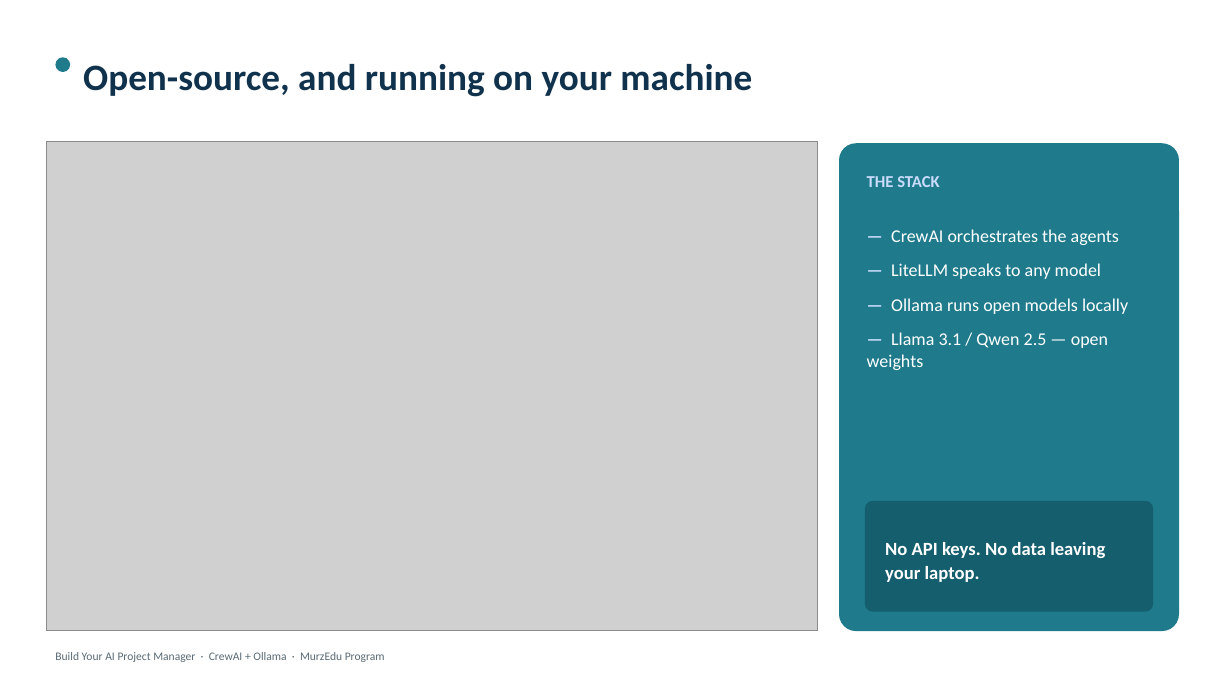
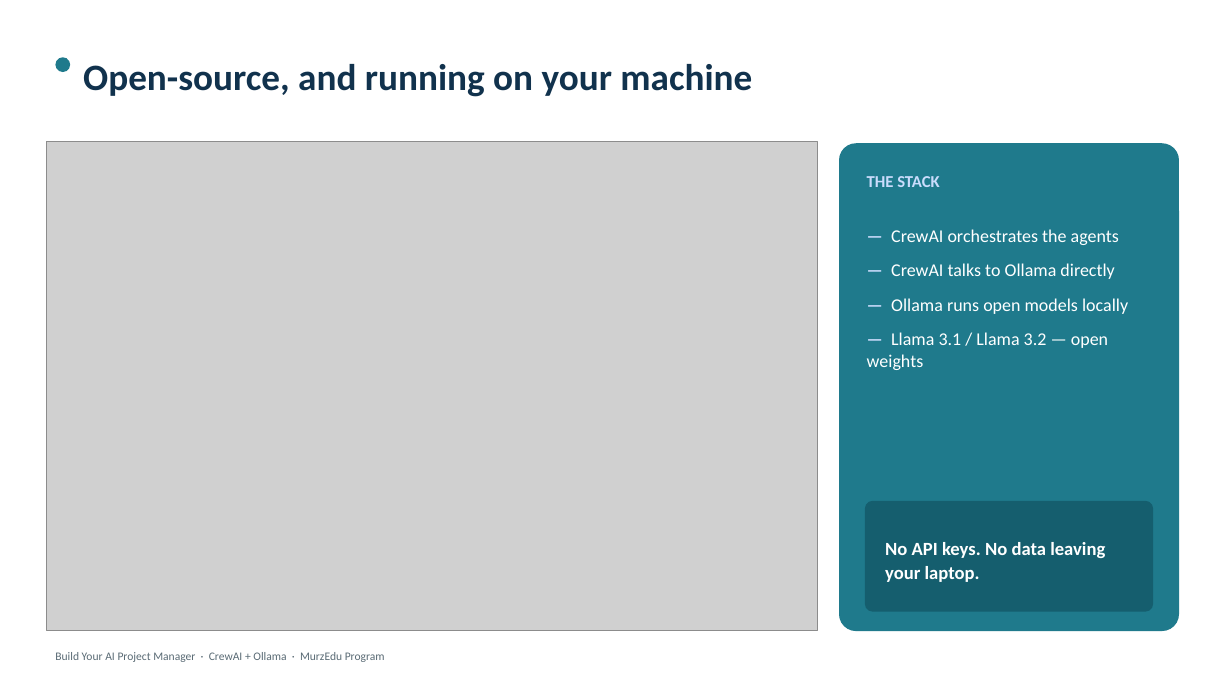
Before and after one commit to adepuu/ai-pm-workshop, a slide deck: slide 9 of MurzEdu_AI_Workshop_Package/01_Slide_Deck/AI_Project_Manager_Workshop_EN.pptx. Drawn at 1232x693 pixels with LibreOffice and Linux fonts; fonts in the diff are those of the drawing; grey boxes stand for pictures. Boxes give left, top, right and bottom in pixels: in the first picture for what was removed or moved away, otherwise in the second. Text is boxed around its words. In the diff, an @@ line names an element or a change of style, - is before the commit and + after.

```diff
--- a/MurzEdu_AI_Workshop_Package/01_Slide_Deck/AI_Project_Manager_Workshop_EN.pptx
+++ b/MurzEdu_AI_Workshop_Package/01_Slide_Deck/AI_Project_Manager_Workshop_EN.pptx
@@ text at <box>891,263,1114,279</box>: text changed @@
-— LiteLLM speaks to any model
+— CrewAI talks to Ollama directly
@@ text at <box>867,332,1108,370</box>: text changed @@
-— Llama 3.1 / Qwen 2.5 — open weights
+— Llama 3.1 / Llama 3.2 — open weights
```
Also in this commit, not shown: 9 other slides changed, 28 other files.
